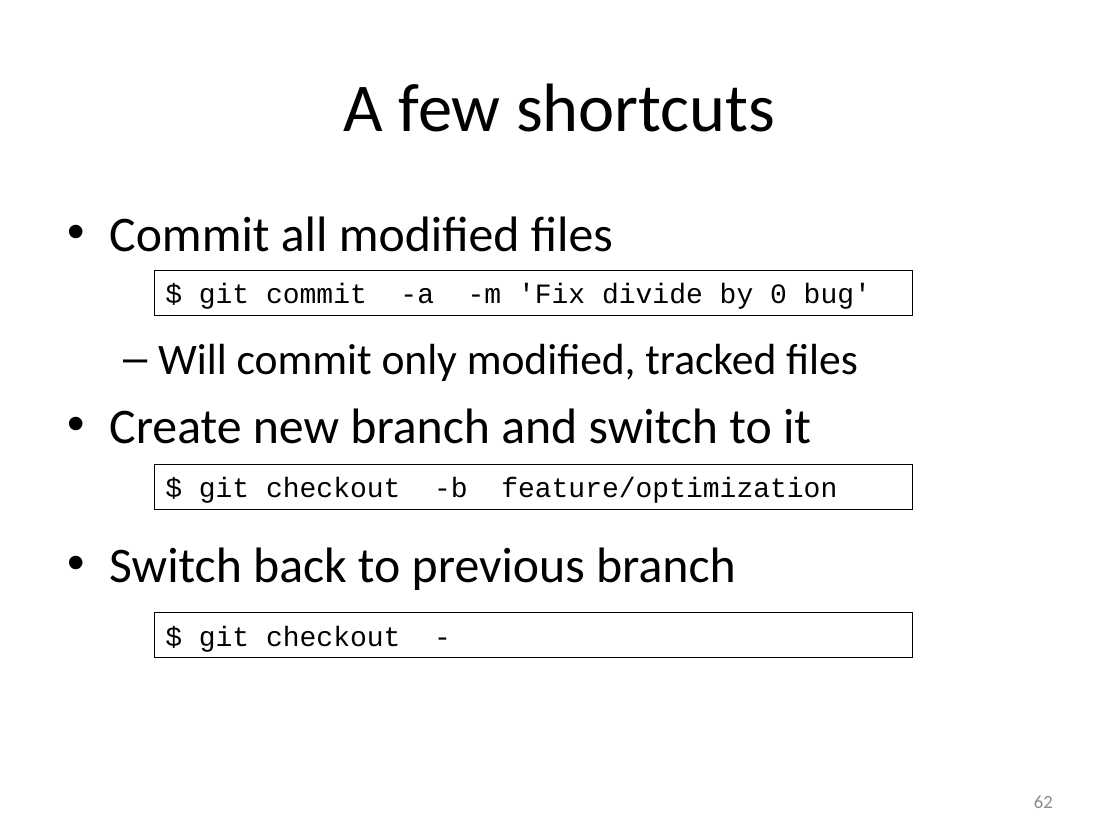
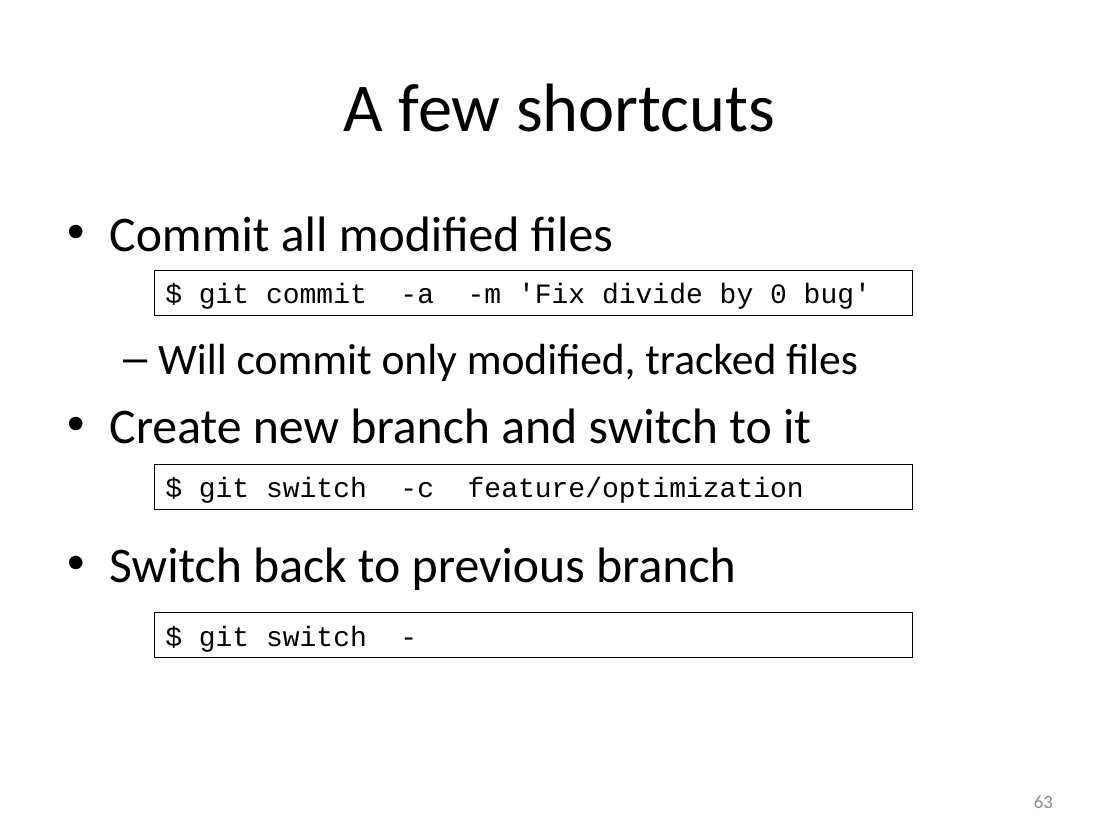
Before and after one commit to gjbex/Version-control-with-git, a slide deck: slide 63 of version_control_git.pptx (slide 62 before the commit). Drawn at 1120x840 pixels with LibreOffice and Linux fonts; fonts in the diff are those of the drawing. Boxes give left, top, right and bottom in pixels: in the first picture for what was removed or moved away, otherwise in the second. Text is boxed around its words. In the diff, an @@ line names an element or a change of style, - is before the commit and + after.

Commit message:
Update for git switch and git restore

```diff
--- a/version_control_git.pptx
+++ b/version_control_git.pptx
@@ text in rectangle at box(199, 477, 804, 503): text changed @@
-$ git checkout -b feature/optimization
+$ git switch -c feature/optimization
@@ text in rectangle at box(199, 626, 367, 652): text changed @@
-$ git checkout -
+$ git switch -
@@ page number at box(1034, 795, 1053, 808): text changed @@
-62
+63
```
Also in this commit, not shown: 4 other slides changed, 1 slide added.
